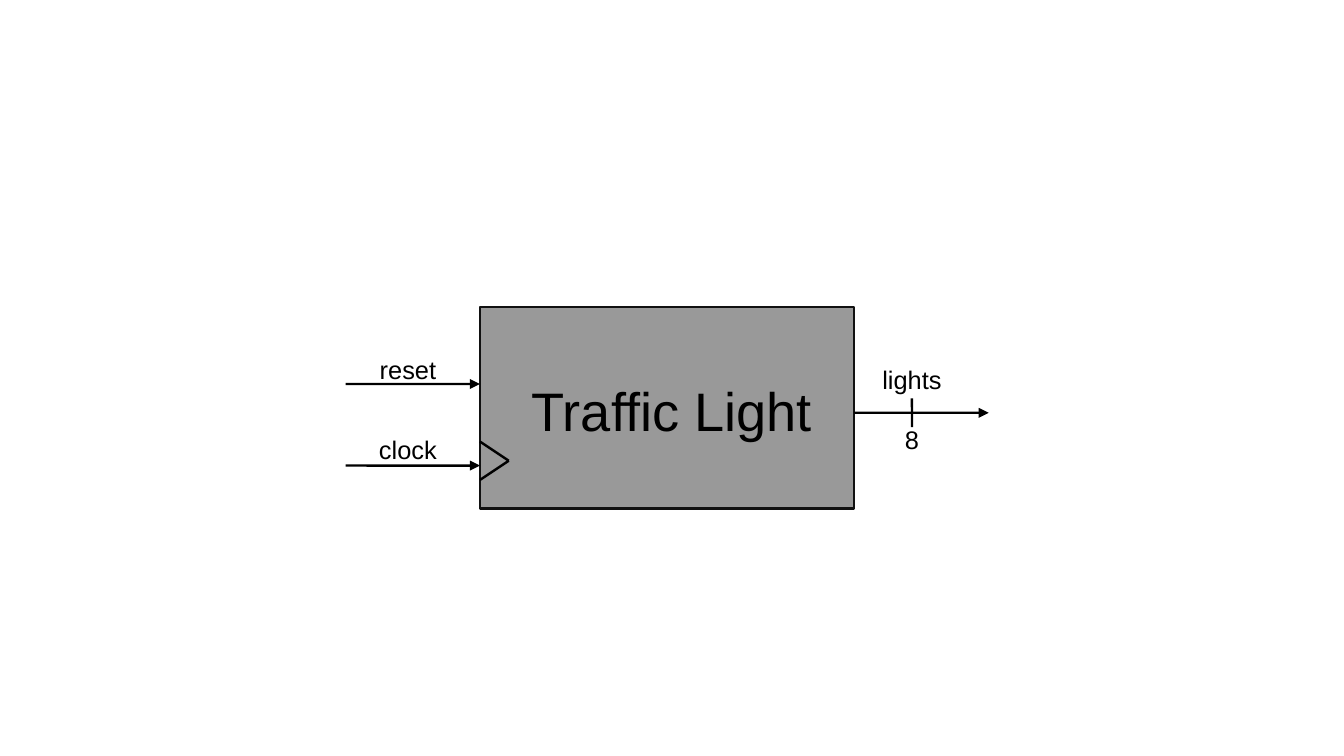
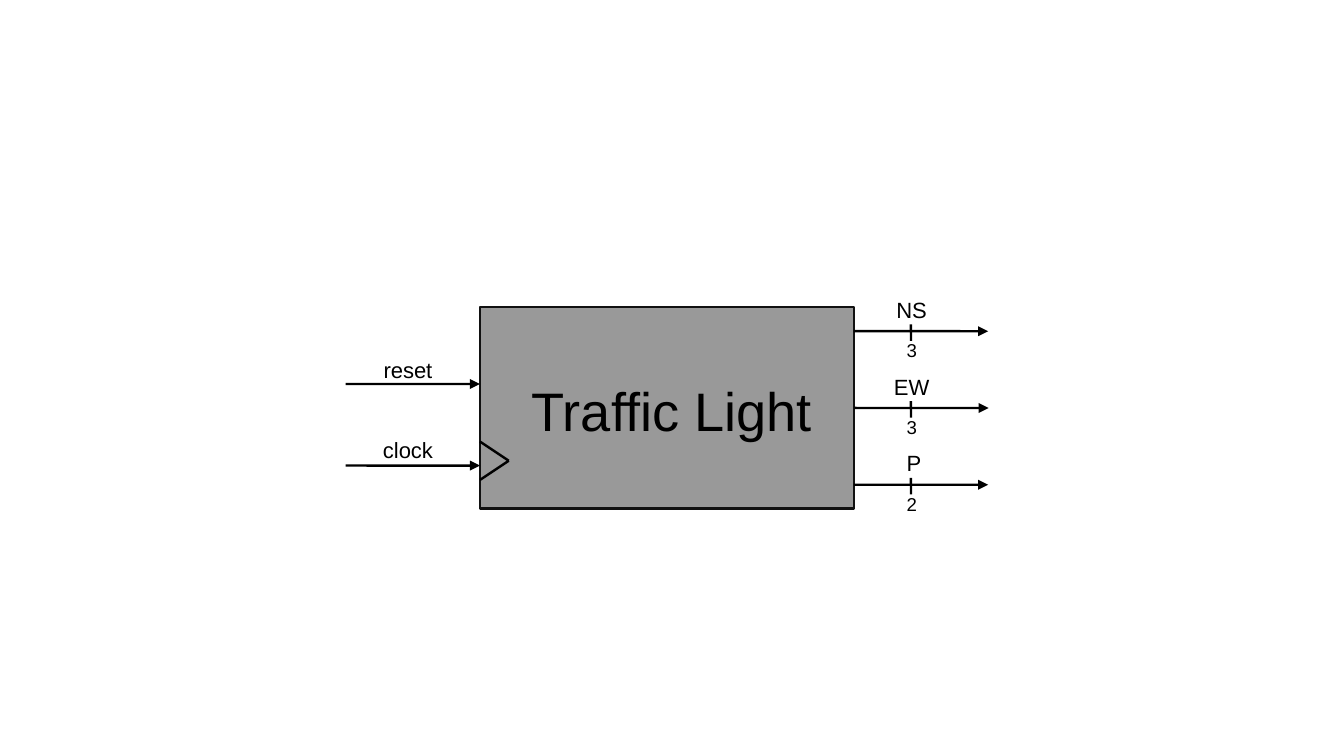
Before and after one commit to MatheusSchaly/--Old--INE5406-Sistemas-Digitais, a slide deck: slide 1 of Projeto_Semafaro/imagens/entradas_e_saidas.odp. Drawn at 1344x756 pixels with LibreOffice and Linux fonts; fonts in the diff are those of the drawing; background and template pictures are left out. Boxes give left, top, right and bottom in pixels: in the first picture for what was removed or moved away, otherwise in the second. Text is boxed around its words. In the diff, an @@ line names an element or a change of style, - is before the commit and + after.

Commit message:
modificado descricao de entradas e saidas

```diff
--- a/Projeto_Semafaro/imagens/entradas_e_saidas.odp
+++ b/Projeto_Semafaro/imagens/entradas_e_saidas.odp
@@ text added at (896, 302, 927, 319), 13 pt, text #000000 @@
+NS
@@ line added from (911, 324) to (911, 341), #000000 1.42 pt @@
@@ text "reset" at (384, 363, 433, 379): size 15 to 13 pt @@
@@ arrow added from (854, 332) to (989, 332), #000000 1.42 pt @@
@@ text added at (907, 344, 917, 357), 11 pt, text #000000 @@
+3
@@ text removed at (882, 370, 941, 394) @@
-lights
@@ text added at (894, 380, 929, 395), 13 pt, text #000000 @@
+EW
@@ arrow moved from (855, 413) - (989, 413) to (855, 409) - (989, 409) @@
@@ line moved from (912, 399) - (912, 427) to (911, 401) - (911, 418) @@
@@ text "clock" at (383, 442, 433, 459): size 15 to 13 pt @@
@@ text removed at (905, 431, 919, 450) @@
-8
@@ text added at (907, 421, 917, 434), 11 pt, text #000000 @@
+3
@@ text added at (907, 456, 922, 471), 13 pt, text #000000 @@
+P
@@ line added from (911, 478) to (911, 495), #000000 1.42 pt @@
@@ arrow added from (854, 485) to (989, 485), #000000 1.42 pt @@
@@ text added at (907, 498, 917, 511), 11 pt, text #000000 @@
+2
```
